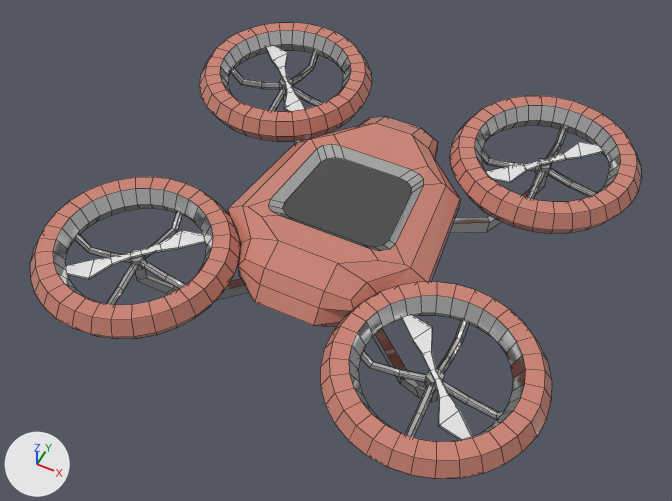
One commit to the Blender file Assets/Visuals/Models/DroneModel.blend: the scene before it, then after it.
The view is the same before and after, from a 50 mm lens placed at (1.39, -2.93, 3.38), pointed at (-0.02, -0.1, -0.16). The axes (+X, +Y, +Z) are drawn at lower left. The lights are the same throughout. Mesh edges are drawn as thin lines.

The scene before the commit, as lines of its bpy script (objects in view):
```python
ob_cube_006 = bpy.data.objects.new('Cube.006', me_cube_001)
ob_cube_006.location = (0.0, 0.0, -0.353)
ob_torus_001 = bpy.data.objects.new('Torus.001', me_torus_005)
ob_torus_001.parent = ob_cube_006
ob_torus_001.location = (-0.763, 0.738, 0.0608)
ob_torus_003 = bpy.data.objects.new('Torus.003', me_torus_001)
ob_torus_003.parent = ob_cube_006
ob_torus_003.location = (0.0, 0.0, -0.353)
ob_torus_007 = bpy.data.objects.new('Torus.007', me_torus_009)
ob_torus_007.parent = ob_cube_006
ob_torus_007.location = (-0.763, -0.738, 0.0608)
ob_torus_008 = bpy.data.objects.new('Torus.008', me_torus_010)
ob_torus_008.parent = ob_cube_006
ob_torus_008.location = (0.763, -0.738, 0.0608)
ob_torus_009 = bpy.data.objects.new('Torus.009', me_torus_011)
ob_torus_009.parent = ob_cube_006
ob_torus_009.location = (0.763, 0.738, 0.0608)
# also in view: 'Torus.004' at (-0.76, -0.74, 0.08); 'Torus.002' at (0.76, -0.74, 0.08); 'Torus.005' at (0.76, 0.74, 0.08); 'Torus.006' at (-0.76, 0.74, 0.08)
```
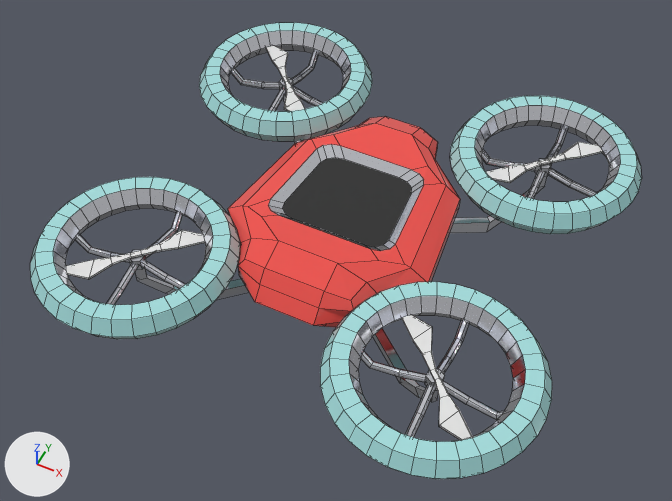
Boxes [x1, y1, x2, y2] around the edits, measured in the pictures (672 x 501 px):
'Cube.006', recoloured
    both: [228, 116, 460, 327]
'Torus.008', recoloured (pink to cyan)
    both: [320, 282, 552, 479]
'Torus.007', recoloured
    both: [30, 177, 240, 339]
'Torus.009', recoloured
    both: [450, 96, 642, 234]
'Torus.001', recoloured
    both: [199, 23, 372, 141]

Edits to the bpy script that builds the scene:
```text
Change mat_truck_paint_002:
    mat_truck_paint_002.base_color: (0.608, 0.23, 0.176) -> (0.38, 0.73, 0.73)  # pink #cd8474 -> cyan #a6dede
Add mat_truck_paint_003:
    mat_truck_paint_003 = principled_material('truck paint.003')
    mat_truck_paint_003.base_color = (0.88, 0.0802, 0.0685)  # red #f1504a
    mat_truck_paint_003.roughness = 0.0685
    mat_truck_paint_003.coat_weight = 0.25
Change me_cube_001:
    where me_cube_001.from_pydata(...)  # 116 vertices, 98 faces; spans x -0.538..0.538, y -0.688..0.7, z 0.168..0.538
    used by ob_cube_006; location = (0.0, 0.0, -0.353)
    me_cube_001 part 1: all 81 faces that had it switch from mat_truck_paint_002 (pink #cd8474) to mat_truck_paint_003 (red #f1504a)
```
